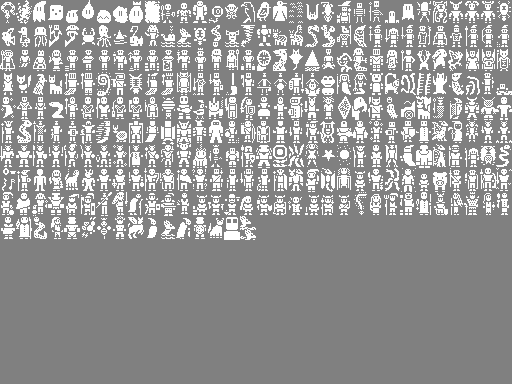
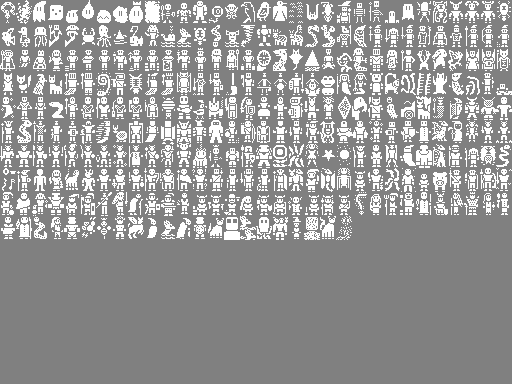
The second (512, 384) image is a revision of the first. Changes to its layers:
painted on "Background" over (256, 216, 352, 240)
